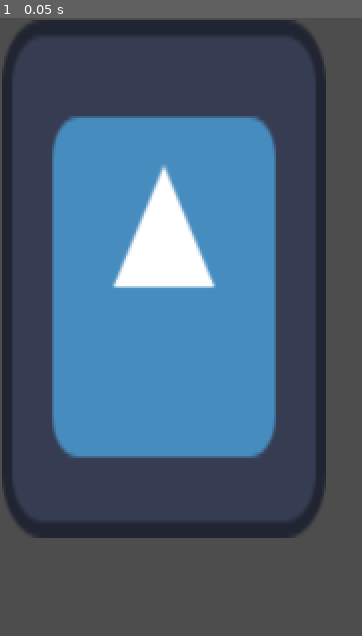
Above: before the commit, frame 1.
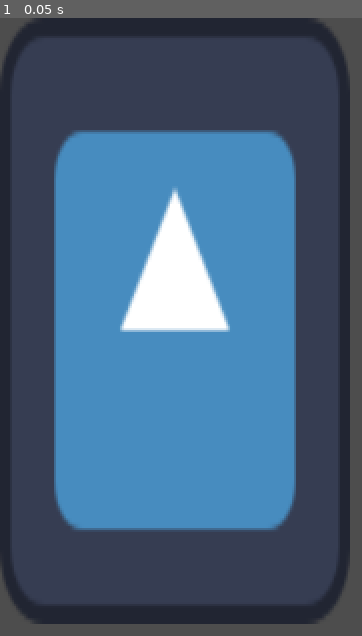
Above: after the commit, the same moment.

Repository: Hugo-Carbiener/GMTK-2026
Game: Godot game, scene res://assets/scenes/cards/card.tscn
The game is run twice, just before and just after one commit, with the same random seed, the same clock (stepped at 60 frames per second) and the same inputs. This scene is started directly instead of the project's main scene. The engine's default icon, where the game draws it, is replaced by a stand-in: a white triangle on a blue panel in a dark square.
Inputs:
- Up to frame 1 (0.05 s): no input

The runs differ from the first frame. In frame 1, 27% of the frame differs, in the area x 0-97%, y 0-99%.

Commit message:
pouet pouet cards

Diff:
--- a/gmtk-2026/assets/scenes/cards/card.tscn
+++ b/gmtk-2026/assets/scenes/cards/card.tscn
@@ -3,11 +3,9 @@
 [ext_resource type="Script" uid="uid://blef3j5kwcfvq" path="res://assets/scripts/cards/CardController.gd" id="1_lgpeh"]
 [ext_resource type="Texture2D" uid="uid://dwtkyuyglfn0h" path="res://icon.svg" id="2_lfsh1"]
 
-[node name="Card" type="Node2D"]
+[node name="Card" type="TextureRect"]
+offset_right = 175.0
+offset_bottom = 303.0
+texture = ExtResource("2_lfsh1")
 script = ExtResource("1_lgpeh")
 Type = 0
-
-[node name="Sprite2D" type="Sprite2D" parent="."]
-position = Vector2(82, 130.5)
-scale = Vector2(1.265625, 2.0234375)
-texture = ExtResource("2_lfsh1")
--- a/gmtk-2026/assets/scenes/cards/card_factory.tscn
+++ b/gmtk-2026/assets/scenes/cards/card_factory.tscn
@@ -1,8 +1,11 @@
-[gd_scene load_steps=3 format=3 uid="uid://bwv4q5cw6t2pn"]
+[gd_scene load_steps=6 format=3 uid="uid://bwv4q5cw6t2pn"]
 
 [ext_resource type="Script" uid="uid://qk8nwfcirctb" path="res://assets/scripts/cards/CardFactory.gd" id="1_pkgvj"]
-[ext_resource type="Script" uid="uid://blef3j5kwcfvq" path="res://assets/scripts/cards/CardController.gd" id="2_usbl4"]
+[ext_resource type="Script" uid="uid://thfceamgum8s" path="res://assets/scripts/cards/models/CardModel.gd" id="2_e3po4"]
+[ext_resource type="Resource" uid="uid://b6m71li6kbd32" path="res://assets/resources/cards/card_debug_1.tres" id="3_mfh4o"]
+[ext_resource type="Resource" uid="uid://c1perb5fa0je6" path="res://assets/resources/cards/card_debug_2.tres" id="4_nvi38"]
+[ext_resource type="Resource" uid="uid://67v6q6eatekg" path="res://assets/resources/cards/card_debug_3.tres" id="5_urbjt"]
 
 [node name="CardFactory" type="Node2D"]
 script = ExtResource("1_pkgvj")
-cardModels = Array[ExtResource("2_usbl4")]([null, null, null])
+cardModels = Array[ExtResource("2_e3po4")]([ExtResource("3_mfh4o"), ExtResource("4_nvi38"), ExtResource("5_urbjt")])
--- a/gmtk-2026/assets/scenes/level_H.tscn
+++ b/gmtk-2026/assets/scenes/level_H.tscn
@@ -2,12 +2,12 @@
 
 [ext_resource type="Script" uid="uid://eijn4g7k67b0" path="res://assets/scripts/GameLoop.gd" id="1_h30ls"]
 [ext_resource type="Script" uid="uid://dbdmygxjuiww5" path="res://assets/scripts/tiles/TileFactory.gd" id="2_bhxfu"]
+[ext_resource type="PackedScene" uid="uid://bwv4q5cw6t2pn" path="res://assets/scenes/cards/card_factory.tscn" id="2_dfrp1"]
 [ext_resource type="Script" uid="uid://cshuev5xwvsfp" path="res://assets/scripts/tiles/models/OperatorTileModel.gd" id="3_dfrp1"]
 [ext_resource type="Resource" uid="uid://v67olj756ry8" path="res://assets/resources/tile-models/operator-tile-models/DivTile.tres" id="4_5a828"]
 [ext_resource type="Resource" uid="uid://dpyblim6uor2s" path="res://assets/resources/tile-models/operator-tile-models/MinusTile.tres" id="5_6utgn"]
 [ext_resource type="Resource" uid="uid://c23g4m542nqvk" path="res://assets/resources/tile-models/operator-tile-models/MultTile.tres" id="6_iqutw"]
 [ext_resource type="Resource" uid="uid://cpnvtb6fqg1q8" path="res://assets/resources/tile-models/operator-tile-models/PlusTile.tres" id="7_e5nrv"]
-[ext_resource type="Script" uid="uid://qk8nwfcirctb" path="res://assets/scripts/cards/CardFactory.gd" id="8_bhxfu"]
 [ext_resource type="PackedScene" uid="uid://hpq21508uwp0" path="res://assets/scenes/ui/base-texture-button.tscn" id="8_rpedi"]
 [ext_resource type="Texture2D" uid="uid://dsmtvac3yg6v2" path="res://assets/sprites/UI_draw-pile-icon.png" id="9_by04b"]
 [ext_resource type="Texture2D" uid="uid://dil0gufilg5hs" path="res://assets/sprites/UI_draw-pile-icon-pressed.png" id="10_yuyms"]
@@ -21,9 +21,7 @@
 [node name="Level_H" type="Node2D"]
 script = ExtResource("1_h30ls")
 
-[node name="CardFactory" type="Node2D" parent="."]
-script = ExtResource("8_bhxfu")
-metadata/_custom_type_script = "uid://qk8nwfcirctb"
+[node name="CardFactory" parent="." instance=ExtResource("2_dfrp1")]
 
 [node name="Tile factory" type="Node2D" parent="."]
 script = ExtResource("2_bhxfu")
--- a/gmtk-2026/assets/scripts/GameLoop.gd
+++ b/gmtk-2026/assets/scripts/GameLoop.gd
@@ -22,8 +22,8 @@
 func start_level():
 	current_phase = Phases.PLAY_PHASE;
 	CardFactory.instance.init();
-	#TileFactory.instance.init();
-	#DrawPile.instance.init();
+	TileFactory.instance.init();
+	DrawPile.instance.init();
 	start_phase(current_phase);
 
 static func get_next_phase() -> int:
--- a/gmtk-2026/assets/scripts/cards/CardController.gd
+++ b/gmtk-2026/assets/scripts/cards/CardController.gd
@@ -1,4 +1,4 @@
-class_name CardController extends Node2D
+class_name CardController extends Control
 # Card controller
 # Controls the card
 # Yeah
@@ -16,9 +16,9 @@
 static func Create(card:CardModel)->CardController:
 	print("Creating card");
 	var newCard = CardScene.instantiate();
-	newCard.CardController.Name=card.Name;
-	newCard.CardController.Description=card.Description;
-	newCard.CardController.Type=card.Type;
+	newCard.Name=card.Name;
+	newCard.Description=card.Description;
+	newCard.Type=card.Type;
 	return newCard;
 
 func TriggerCardEffect() -> bool:
--- a/gmtk-2026/assets/scripts/cards/CardFactory.gd
+++ b/gmtk-2026/assets/scripts/cards/CardFactory.gd
@@ -1,14 +1,6 @@
 class_name CardFactory extends Node2D
 # Card factory
-# Self-explanatory
-
-enum CARD_TYPE{
-	DRAW_EFFECT,
-	SUBMIT_EFFECT
-}
-
-@export var cardModels : Array[CardModel];
-var cardDeck : Array[CardController];
+# Will generate the cards
 
 static var instance : CardFactory;
 
@@ -16,10 +8,20 @@
 	if instance == null:
 		instance = self;
 
+enum CARD_TYPE{
+	DRAW_EFFECT,
+	SUBMIT_EFFECT
+}
+
+@export var cardModels : Array[CardModel]; #All the possible cards based on the card model
+var cardDeck : Array[CardController]; #The in-game drawn cards
+
+
 func init():
 	GenerateCardDeck();
 
 func GenerateCardDeck():
+	# TODO : Change this function so that only three cards spawn rather than everything contained in the models database
 	for genCard in cardModels:
-		var newCard = CardController.Create(genCard); #TODO : here we can
+		var newCard = CardController.Create(genCard);
 		cardDeck.append(newCard);
--- a/gmtk-2026/assets/scripts/cards/cardEffects/CardEffect.gd
+++ b/gmtk-2026/assets/scripts/cards/cardEffects/CardEffect.gd
@@ -1,3 +1,3 @@
 @abstract class_name CardEffect extends Node
-
+# Abstract parent class for the card effects
 @abstract func TriggerEffect() -> int;
--- a/gmtk-2026/assets/scripts/cards/models/CardModel.gd
+++ b/gmtk-2026/assets/scripts/cards/models/CardModel.gd
@@ -1,5 +1,8 @@
 class_name CardModel extends Resource
+# Class of the models for the card
 
-@export var Name : String;
-@export var Description : String;
-@export var Type : CardFactory.CARD_TYPE;
+@export var Name : String; # Name of the card
+@export var Description : String; # Description of the card
+@export var Type : CardFactory.CARD_TYPE; # Effect type of the card
+#TODO : Here, we will put a script that contains the effect of the card
+# Ideally, the effect must derive from CardEffect and be somhow modular
--- a/gmtk-2026/assets/scripts/tiles/NumberTile.gd
+++ b/gmtk-2026/assets/scripts/tiles/NumberTile.gd
@@ -1,6 +1,6 @@
 class_name NumberTile extends Tile
 
-const number_tile_scene : PackedScene = preload("res://assets/scenes/components/operator-tile.tscn");
+const number_tile_scene : PackedScene = preload("res://assets/scenes/components/number-tile.tscn");
 
 var number : int;
 
--- a/gmtk-2026/assets/scripts/tiles/OperatorTile.gd
+++ b/gmtk-2026/assets/scripts/tiles/OperatorTile.gd
@@ -1,6 +1,6 @@
 class_name OperatorTile extends Tile
 
-const operator_tile_scene : PackedScene = preload("res://assets/scenes/components/number-tile.tscn");
+const operator_tile_scene : PackedScene = preload("res://assets/scenes/components/operator-tile.tscn");
 
 var operator_type : TileFactory.OperatorTileType;
 
